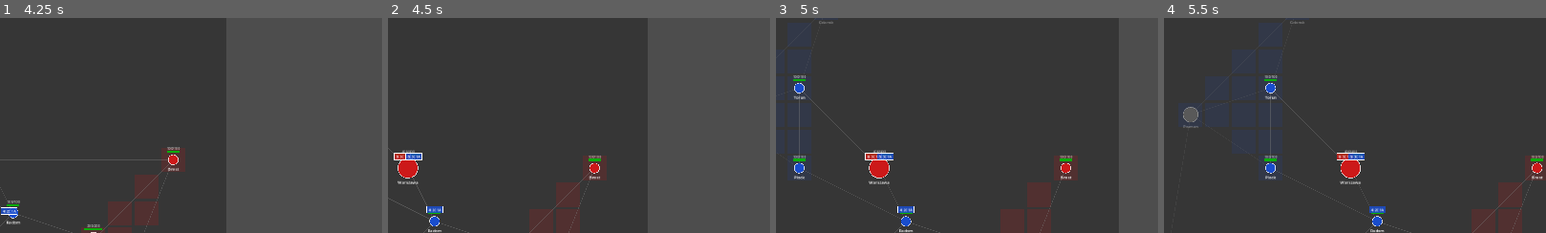
Above: before the commit, frames 1-4 (left to right).
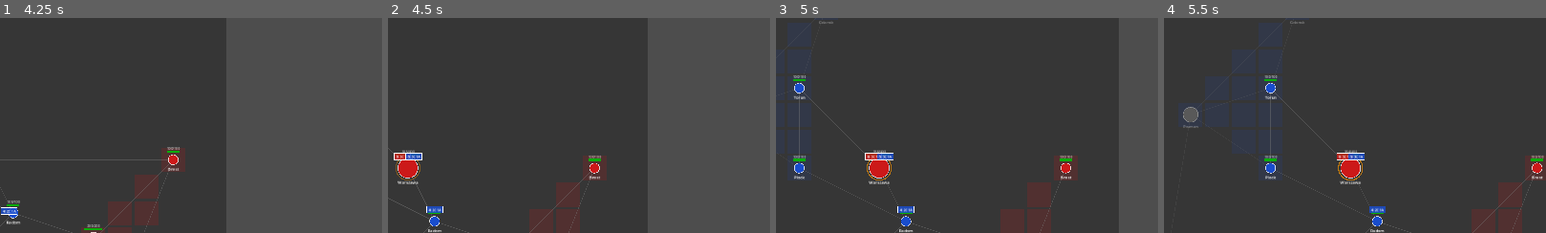
Above: after the commit, the same moments.

Repository: Ztein/Ashes-of-the-Vistula
Game: Godot game, scene res://scenes/main.tscn
The game is run twice, just before and just after one commit, with the same random seed, the same clock (stepped at 60 frames per second) and the same inputs.
Inputs (mouse positions are % of the whole screen's width and height, from its top left):
- Up to frame 1 (4.25 s): click "Start Game" at 0.5 s; tap Enter at 1.25 s; move the mouse to (50, 47) at 1.27 s; hold Right (ui_right) 1.28-2.03 s; tap F at 1.35 s; click (50, 47) at 1.42 s; move the mouse to (28, 90) at 2.02 s; hold Down (ui_down) 2.03-2.78 s; tap G at 2.1 s; click (28, 90) at 2.17 s; move the mouse to (13, 7) at 2.77 s; hold Right (ui_right) 2.78-3.53 s; tap R at 2.85 s; click (13, 7) at 2.92 s; move the mouse to (34, 36) at 3.52 s; hold Up (ui_up) from 3.53 s (still down); tap Tab at 3.6 s; click (34, 36) at 3.67 s
- Up to frame 2 (4.5 s): move the mouse to (13, 8) at 4.27 s; release Up (ui_up) at 4.28 s; hold Left (ui_left) from 4.28 s (still down); tap F at 4.35 s; click (13, 8) at 4.42 s
- Up to frame 3 (5 s): keep holding Left (ui_left)
- Up to frame 4 (5.5 s): keep holding Left (ui_left); move the mouse to (56, 90) at 5.02 s; tap G at 5.1 s; click (56, 90) at 5.17 s
The pictures show only the part of the screen within x 22-72%, y 12-62%; the shares and areas given below are measured in that part.

Frame 1 is identical in both runs. In frame 2, less than 0.1% of the frame differs, in the area x 2-9%, y 61-76%; in frame 3, less than 0.1%; in frame 4, less than 0.1%, in the area x 45-52%, y 61-76%.

Commit message:
feat: auto-start siege when enemy stacks colocate at a city
Adds _auto_start_sieges() to the tick loop between movement and siege
phases. When enemy stacks are present at a city they don't own, siege
starts automatically with no order cost. This fixes the deadlock where
pinning prevented movement but no combat was triggered.

Co-Authored-By: Claude Opus 4.6 <noreply@anthropic.com>

Diff:
--- a/scripts/simulation/game_state.gd
+++ b/scripts/simulation/game_state.gd
@@ -115,6 +115,7 @@
 	var delta: float = float(_balance.get("simulation", {}).get("tick_delta", 0.1))
 
 	_tick_movement(delta)
+	_auto_start_sieges()
 	_tick_sieges()
 	_tick_battles()
 	_tick_structure_regen()
@@ -357,6 +358,26 @@
 
 
 # --- Tick Sub-steps ---
+
+func _auto_start_sieges() -> void:
+	## Auto-start siege when enemy stacks are colocated at a city they don't own.
+	## No order cost — the move already cost an order and pinning makes combat unavoidable.
+	for city_obj in _cities.values():
+		var city: City = city_obj as City
+		var city_id: int = city.id
+		if _sieges.has(city_id):
+			continue  # Already under siege
+		if city.owner_id < 0:
+			continue  # Neutral city — no auto-siege
+
+		# Check if any non-moving, non-empty enemy stacks are at this city
+		for stack_obj in _stacks.values():
+			var stack: UnitStack = stack_obj as UnitStack
+			if stack.city_id == city_id and stack.owner_id != city.owner_id and not stack.is_moving and not stack.is_empty():
+				_sieges[city_id] = {"attacker_id": stack.owner_id}
+				siege_started.emit(city_id, stack.owner_id)
+				break
+
 
 func _tick_movement(delta: float) -> void:
 	for stack_obj in _stacks.values():
--- a/tests/integration/test_game_loop.gd
+++ b/tests/integration/test_game_loop.gd
@@ -432,9 +432,10 @@
 	assert_eq(gs.get_supply_info(0)["current"], before, "no units produced at cap")
 
 
-# --- Siege Without Command ---
-
-func test_stack_at_enemy_city_without_siege_deals_no_damage() -> void:
+# --- Auto-Siege ---
+
+func test_auto_siege_triggers_on_arrival_at_enemy_city() -> void:
+	## Stack arriving at enemy city automatically starts a siege.
 	var gs := _make_simple_gs()
 	var sid: int = gs.get_stacks_at_city(0, 0)[0].id
 	gs.submit_command({"type": "move_stack", "player_id": 0, "stack_id": sid, "target_city_id": 1})
@@ -444,11 +445,55 @@
 	for i in range(20):
 		gs.tick()
 
-	# At enemy city but no siege command issued
+	# At enemy city — siege should auto-trigger
+	assert_true(gs.is_city_under_siege(2), "siege should auto-start at enemy city")
+
+
+func test_auto_siege_deals_structure_damage() -> void:
+	## Auto-siege should reduce structure HP without explicit START_SIEGE command.
+	var gs := _make_simple_gs()
+	var sid: int = gs.get_stacks_at_city(0, 0)[0].id
+	gs.submit_command({"type": "move_stack", "player_id": 0, "stack_id": sid, "target_city_id": 1})
+	for i in range(20):
+		gs.tick()
+	gs.submit_command({"type": "move_stack", "player_id": 0, "stack_id": sid, "target_city_id": 2})
+	for i in range(20):
+		gs.tick()
+
 	var hp_before: float = gs.get_city(2).structure_hp
 	for i in range(10):
 		gs.tick()
-	assert_gte(gs.get_city(2).structure_hp, hp_before, "no damage without siege command")
+	assert_lt(gs.get_city(2).structure_hp, hp_before, "auto-siege should damage structure")
+
+
+func test_auto_siege_does_not_trigger_at_neutral_city() -> void:
+	## Stack at a neutral city should NOT auto-start siege.
+	var gs := _make_simple_gs()
+	var sid: int = gs.get_stacks_at_city(0, 0)[0].id
+	gs.submit_command({"type": "move_stack", "player_id": 0, "stack_id": sid, "target_city_id": 1})
+	for i in range(20):
+		gs.tick()
+	# City 1 is neutral
+	assert_false(gs.is_city_under_siege(1), "no auto-siege at neutral city")
+
+
+func test_auto_siege_does_not_trigger_at_own_city() -> void:
+	## Stack at own city should NOT auto-start siege.
+	var gs := _make_simple_gs()
+	gs.tick()
+	assert_false(gs.is_city_under_siege(0), "no auto-siege at own city")
+
+
+func test_colocated_stacks_resolve_through_full_combat() -> void:
+	## Colocated enemy stacks auto-siege → battle → capture without explicit commands.
+	var gs := _make_multi_siege_gs()  # P0 has 2 stacks (10 inf) at city 1 (P1), P1 has 3 inf
+	# No explicit START_SIEGE — auto-siege should handle it
+	assert_eq(gs.get_city(1).owner_id, 1, "city 1 starts as player 1")
+	for i in range(500):
+		gs.tick()
+		if gs.get_city(1).owner_id == 0:
+			break
+	assert_eq(gs.get_city(1).owner_id, 0, "city captured via auto-siege combat")
 
 
 # --- Game Over ---
Not shown, added: docs/tickets/DOING/combat-not-triggering-colocated-stacks.md
Not shown, added: docs/tickets/DOING/show-combat-visuals.md
